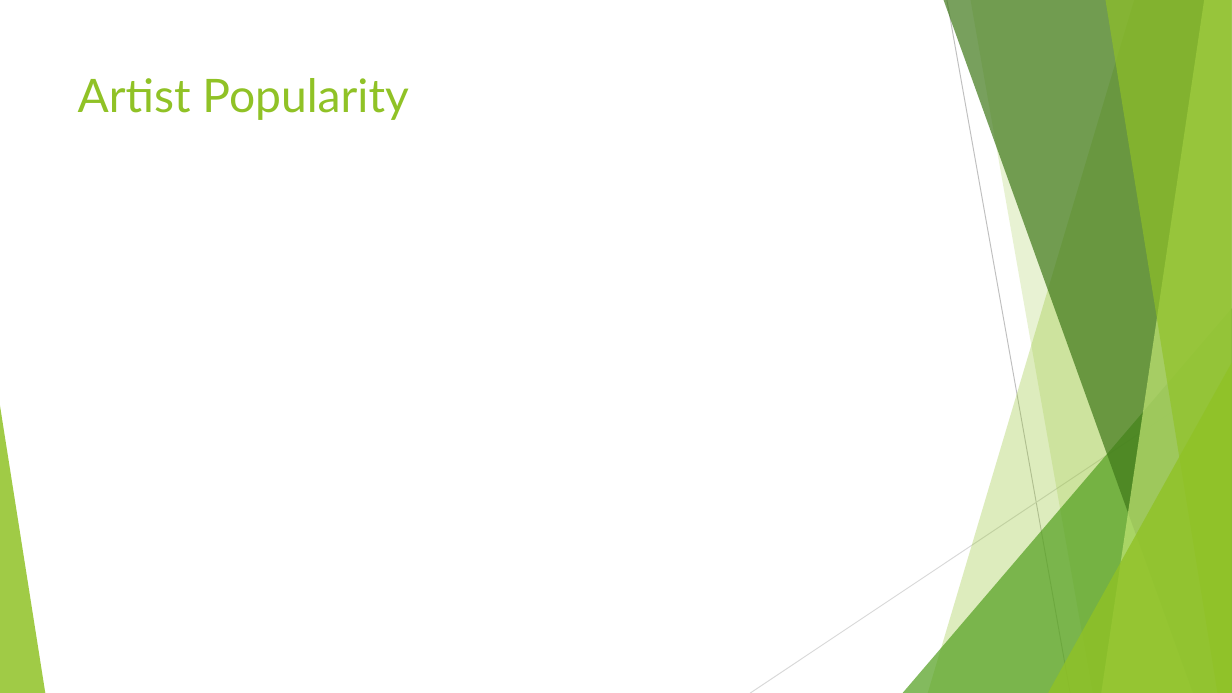
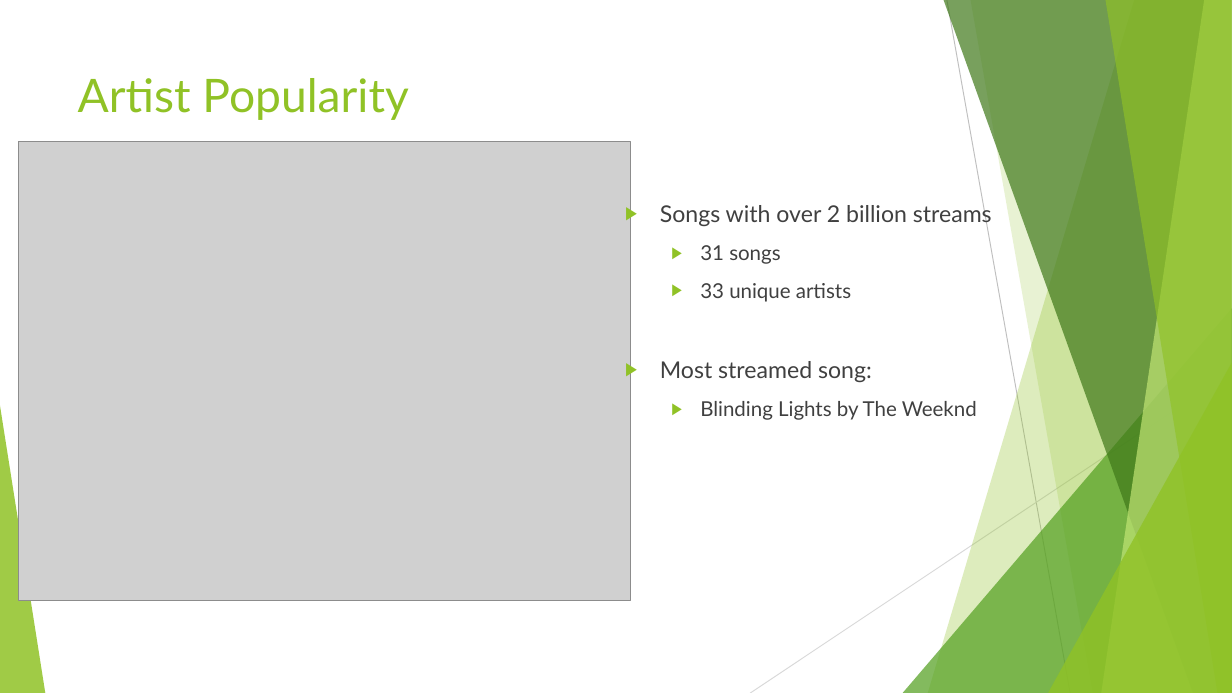
Before and after one commit to d6kramer/project-1-group-08, a slide deck: slide 5 of Project_1_Spotify_2023_Analysis.pptx (slide 3 before the commit). Drawn at 1232x693 pixels with LibreOffice and Linux fonts; fonts in the diff are those of the drawing; grey boxes stand for pictures. Boxes give left, top, right and bottom in pixels: in the first picture for what was removed or moved away, otherwise in the second. Text is boxed around its words. In the diff, an @@ line names an element or a change of style, - is before the commit and + after.

```diff
--- a/Project_1_Spotify_2023_Analysis.pptx
+++ b/Project_1_Spotify_2023_Analysis.pptx
@@ picture added at [18, 141, 630, 601] @@
@@ text added at [660, 202, 992, 420], 16 pt, text #404040 @@
+▶ Songs with over 2 billion streams
+  ▶ 31 songs
+  ▶ 33 unique artists
+▶ Most streamed song:
+  ▶ Blinding Lights by The Weeknd
```
Also in this commit, not shown: 5 slides added, 3 other files.
